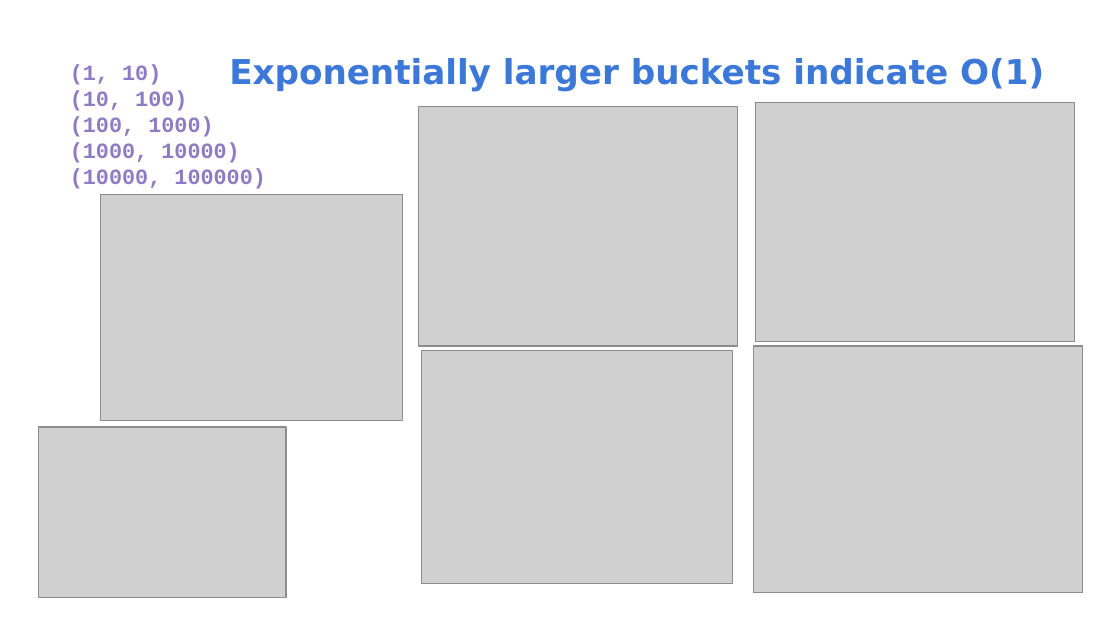
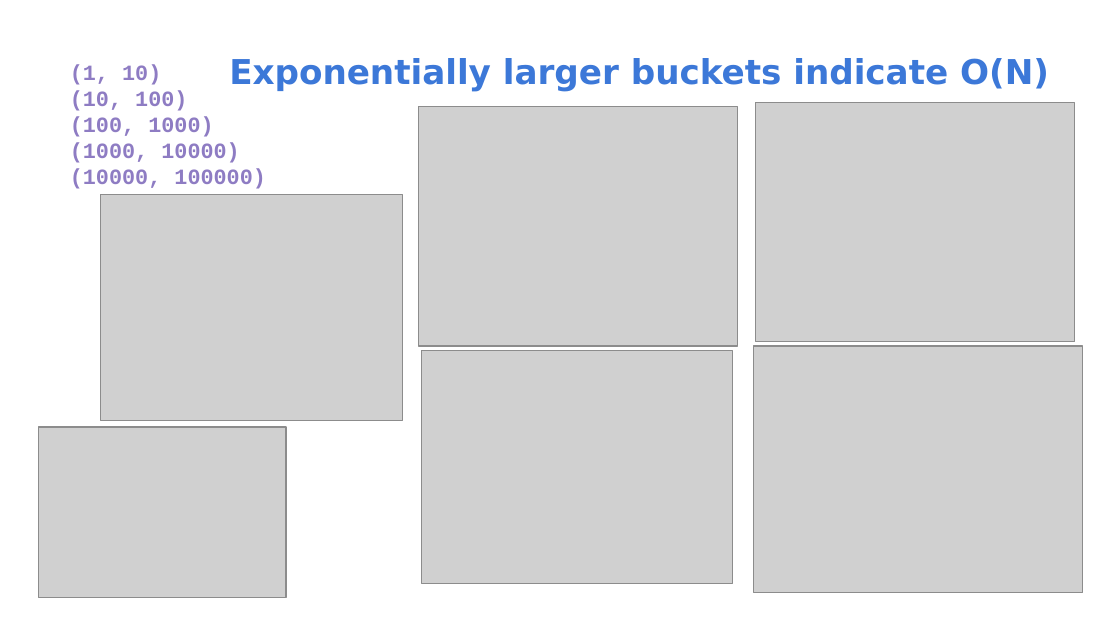
Before and after one commit to rorsini/lbl_tcoki, a slide deck: slide 3 of slides/Tcoki Slidedeck.pptx. Drawn at 1120x630 pixels with LibreOffice and Linux fonts; fonts in the diff are those of the drawing; grey boxes stand for pictures. Boxes give left, top, right and bottom in pixels: in the first picture for what was removed or moved away, otherwise in the second. Text is boxed around its words. In the diff, an @@ line names an element or a change of style, - is before the commit and + after.

Commit message:
slides update

```diff
--- a/slides/Tcoki Slidedeck.pptx
+++ b/slides/Tcoki Slidedeck.pptx
@@ text at <box>229,58,1049,92</box>: text changed @@
-Exponentially larger buckets indicate O(1)
+Exponentially larger buckets indicate O(N)
```
Also in this commit, not shown: 1 other file.
